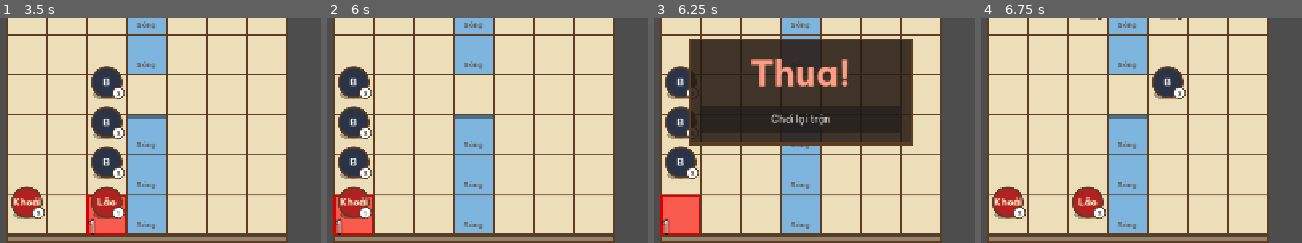
Above: before the commit, frames 1-4 (left to right).
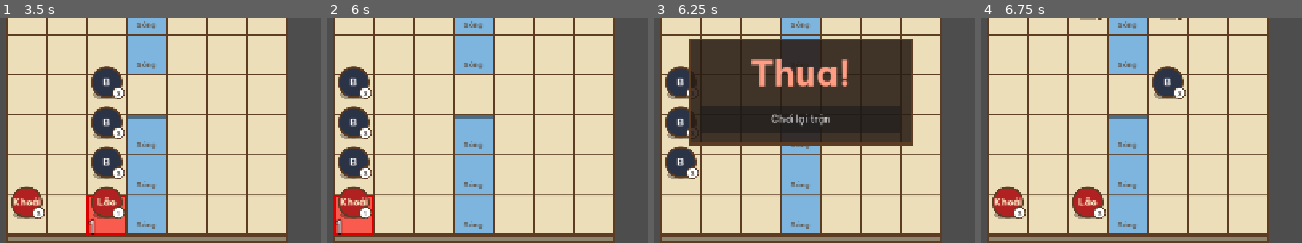
Above: after the commit, the same moments.

Repository: tuantrunglc/chong-nguyen-mong
Game: Godot game, scene res://scenes/main.tscn
The game is run twice, just before and just after one commit, with the same random seed, the same clock (stepped at 60 frames per second) and the same inputs.
Inputs (mouse positions are % of the whole screen's width and height, from its top left):
- Up to frame 1 (3.5 s): click "Kết thúc lượt (Space)" at 0.5 s; click "Kết thúc lượt (Space)" at 1.25 s; click "Kết thúc lượt (Space)" at 2 s; tap Enter at 2.75 s; move the mouse to (65, 45) at 2.77 s; tap Space (end_turn) at 2.85 s; click (65, 45) at 2.92 s
- Up to frame 2 (6 s): tap Space (end_turn) at 3.5, 4.55, 5 s; drag from (13, 55) to (32, 70) at 3.52 s; tap Enter at 4.25, 5.75 s; move the mouse to (50, 28) at 4.27 s; tap 1 (select_general_1) at 4.35 s; click (50, 28) at 4.42 s; drag from (32, 70) to (0, 35) at 5.02 s; move the mouse to (75, 65) at 5.77 s; tap 3 (select_general_3) at 5.85 s; click (75, 65) at 5.92 s
- Up to frame 3 (6.25 s): tap Space (end_turn) at 6.05 s
- Up to frame 4 (6.75 s): click "Chơi lại trận" at 6.5 s
The pictures show only the part of the screen within x 0-50%, y 33-83%; the shares and areas given below are measured in that part.

Frames 1-2 are identical in both runs. In frame 3, 2.2% of the frame differs, in the area x 1-15%, y 78-97%; in frame 4, nothing differs.

Commit message:
Đóng Story 2.9 sau code review
- Hết trận thì xóa đòn đã báo còn lại (tác giả chốt): không còn ô đỏ sau bảng thắng/thua
- Thêm kịch bản huy_don_khi_dong_doi_giet: đòn số 1 giết chủ đòn số 2, Khoái không mất máu
- Cập nhật game-architecture.md và project-context.md theo luật mới
- Story 2.9 sang done; test 566/566, 81 kịch bản

(Story 2.9)

Diff:
--- a/game/src/core/rules.gd
+++ b/game/src/core/rules.gd
@@ -21,6 +21,10 @@
 	# Lệnh bị từ chối thì không có gì đổi, nên không kiểm kết cục.
 	if not _was_rejected(events):
 		RulesVictory.check(state, events)
+	# Hết trận thì bỏ đòn đã báo còn lại: không còn lượt nào để chúng ra đòn, giữ lại thì ô đỏ nằm trên
+	# bàn sau bảng thắng/thua (tác giả chốt 2026-10-22, Story 2.9).
+	if is_battle_over(state):
+		state.telegraphs.clear()
 	return events
 
 
--- /dev/null
+++ b/game/tests/kich_ban/don_dich/huy_don_khi_dong_doi_giet.json
@@ -0,0 +1,81 @@
+{
+  "phien_ban_dinh_dang": 1,
+  "mo_ta": "Bộ binh 3,2 báo đòn số 1 vào ô 3,3, nơi Bộ binh còn 1 máu đang báo đòn số 2 nhắm Khoái; Kết thúc lượt: đòn số 1 giết Bộ binh đó nên đòn số 2 bị hủy, Khoái không mất máu.",
+  "da_duyet": true,
+  "truoc": {
+    "dia_hinh": [
+      ". . . . . . .",
+      ". . . . . . .",
+      ". . . . . . .",
+      ". . . . . . .",
+      ". . . . . . .",
+      ". . . . . . .",
+      ". . . . . . ."
+    ],
+    "quan": [
+      ". . . . . . .",
+      ". . . . . . .",
+      ". . . B . . .",
+      ". . . B . . .",
+      ". . . 1 . . .",
+      ". . . . . . .",
+      ". . . . . . ."
+    ],
+    "bao_don": [
+      {
+        "thu_tu": 1,
+        "quan": "3,2",
+        "o": "3,3"
+      },
+      {
+        "thu_tu": 2,
+        "quan": "3,3",
+        "o": "3,4"
+      }
+    ],
+    "mau": {
+      "3,3": 1
+    }
+  },
+  "hanh_dong": [
+    {
+      "lenh": "ket_thuc_luot"
+    }
+  ],
+  "sau": {
+    "dia_hinh": [
+      ". . . . . . .",
+      ". . . . . . .",
+      ". . . . . . .",
+      ". . . . . . .",
+      ". . . . . . .",
+      ". . . . . . .",
+      ". . . . . . ."
+    ],
+    "quan": [
+      ". . . . . . .",
+      ". . . . . . .",
+      ". . . . . . .",
+      ". . . B . . .",
+      ". . . 1 . . .",
+      ". . . . . . .",
+      ". . . . . . ."
+    ],
+    "mau": {
+      "3,4": 3
+    },
+    "hiep": 2,
+    "o_do": {
+      "3,4": [
+        1
+      ]
+    },
+    "bao_don": [
+      {
+        "thu_tu": 1,
+        "quan": "3,3",
+        "o": "3,4"
+      }
+    ]
+  }
+}
--- a/game/tests/test_rules_enemy_phase.gd
+++ b/game/tests/test_rules_enemy_phase.gd
@@ -295,7 +295,7 @@
 	assert_eq(state.phase, BattleState.Phase.LOST)
 	assert_eq(state.round_number, 1)
 	assert_eq(state.unit_by_id(103).hp, 3, "Bộ binh 5,6 không trúng đòn 2")
-	assert_eq(state.telegraphs.size(), 2, "không chạy pha chuẩn bị: đòn còn nguyên")
+	assert_eq(state.telegraphs.size(), 0, "hết trận: bỏ đòn chưa ra, không chạy pha chuẩn bị")
 	assert_eq(state.validate(), [] as Array[String])
 
 # ---------- Hủy đòn (Story 2.9) ----------
Not shown, changed: _bmad-output/implementation-artifacts/2-9-don-dich-theo-va-huy-don.md
Not shown, changed: _bmad-output/implementation-artifacts/sprint-status.yaml
Not shown, changed: _bmad-output/planning-artifacts/art-reference/ban-giao-asset.md
Not shown, changed: _bmad-output/planning-artifacts/art-reference/danh-sach-hinh-e8.md
Not shown, changed: _bmad-output/planning-artifacts/art-reference/prompt-tao-asset.md
Not shown, changed: _bmad-output/planning-artifacts/game-architecture.md
Not shown, changed: _bmad-output/planning-artifacts/gdds/gdd-GameTest-2026-10-15/decision-log.md
Not shown, changed: _bmad-output/planning-artifacts/gdds/gdd-GameTest-2026-10-15/gdd.md
Not shown, changed: _bmad-output/project-context.md
